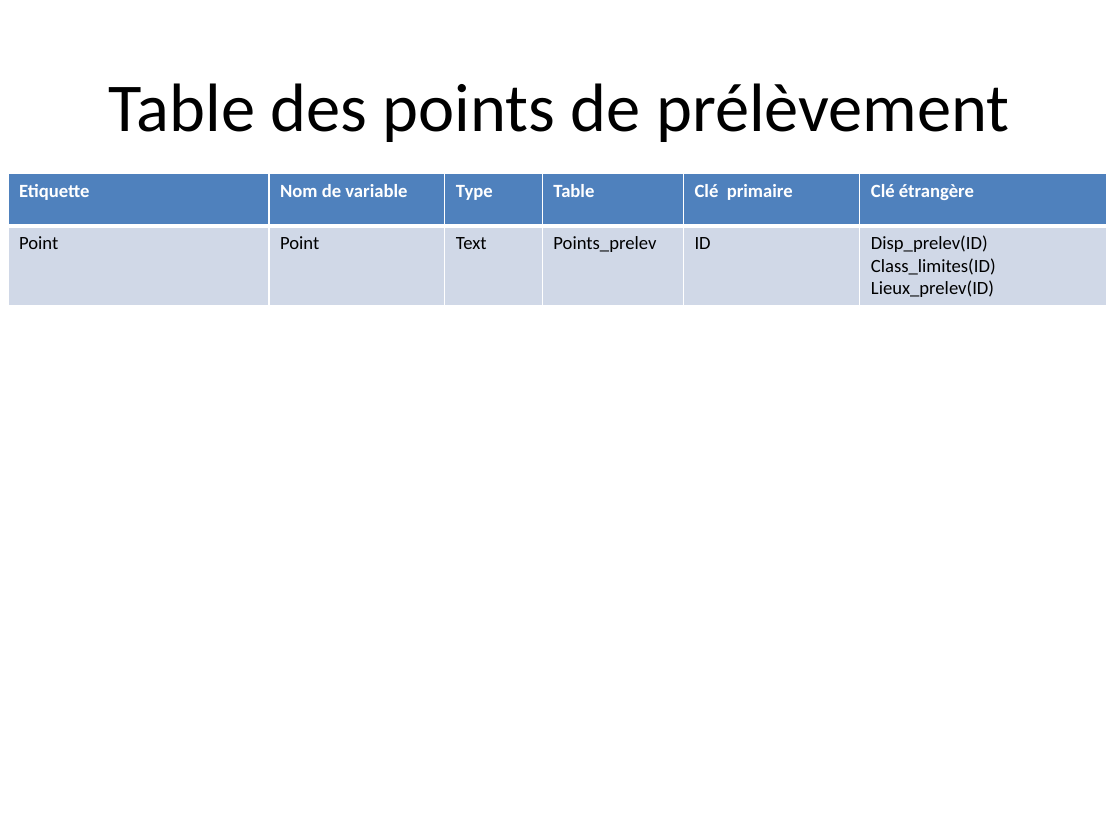
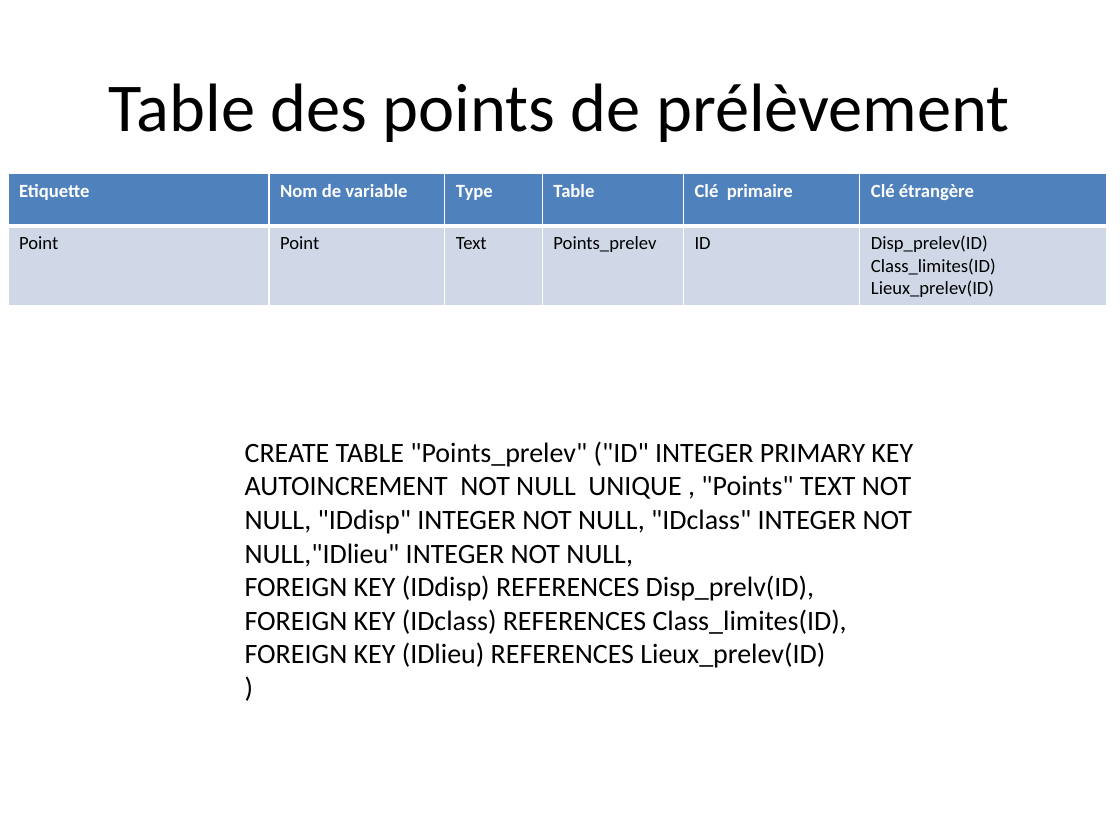
Before and after one commit to liavtavo/controle_microbio, a slide deck: slide 9 of php.pptx. Drawn at 1120x840 pixels with LibreOffice and Linux fonts; fonts in the diff are those of the drawing. Boxes give left, top, right and bottom in pixels: in the first picture for what was removed or moved away, otherwise in the second. Text is boxed around its words. In the diff, an @@ line names an element or a change of style, - is before the commit and + after.

```diff
--- a/php.pptx
+++ b/php.pptx
@@ text added at (x1=245, y1=441, x2=913, y2=668), 18 pt, text #000000 @@
+CREATE TABLE "Points_prelev" ("ID" INTEGER PRIMARY KEY AUTOINCREMENT NOT NULL UNIQUE , "Points" TEXT NOT NULL, "IDdisp" INTEGER NOT NULL, "IDclass" INTEGER NOT NULL,"IDlieu" INTEGER NOT NULL,
+FOREIGN KEY (IDdisp) REFERENCES Disp_prelv(ID),
+FOREIGN KEY (IDclass) REFERENCES Class_limites(ID),
+FOREIGN KEY (IDlieu) REFERENCES Lieux_prelev(ID)
+)
```
Also in this commit, not shown: 3 other slides changed.
